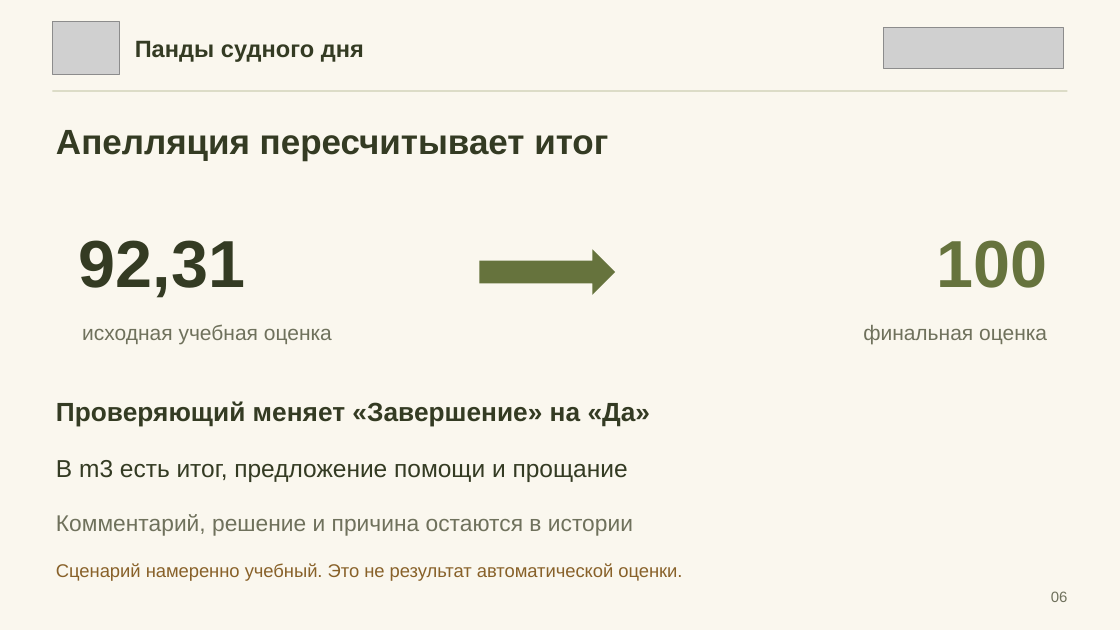
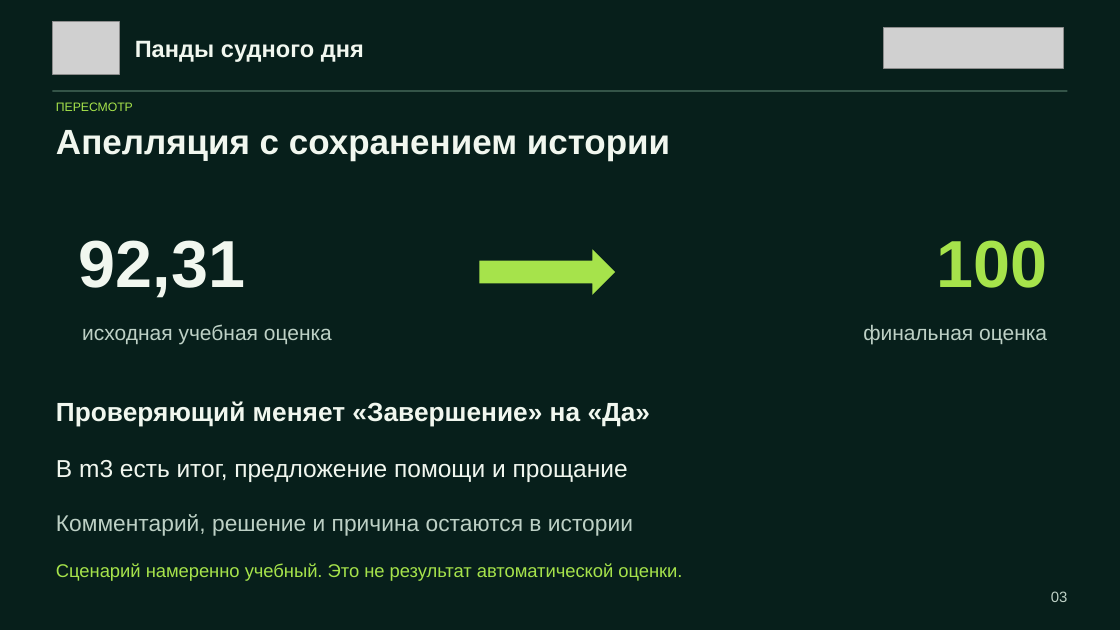
Before and after one commit to Aleks-48/panda-sudnogo-dnya., a slide deck: slide 3 of Анаис/presentation/Pandy_sudnogo_dnya_CQA.pptx (slide 6 before the commit). Drawn at 1120x630 pixels with LibreOffice and Linux fonts; fonts in the diff are those of the drawing; grey boxes stand for pictures. Boxes give left, top, right and bottom in pixels: in the first picture for what was removed or moved away, otherwise in the second. Text is boxed around its words. In the diff, an @@ line names an element or a change of style, - is before the commit and + after.

```diff
--- a/Анаис/presentation/Pandy_sudnogo_dnya_CQA.pptx
+++ b/Анаис/presentation/Pandy_sudnogo_dnya_CQA.pptx
@@ background #FAF7EE to #071F1B @@
@@ rectangle at <box>52,90,1067,92</box>: fill #DCDCC7 to #345448 @@
@@ text added at <box>56,102,133,111</box>, 10.5 pt, text #A6E34B @@
+ПЕРЕСМОТР
@@ text at <box>56,130,670,161</box>: text changed; text colour #343B23 to #F1F7EF @@
-Апелляция пересчитывает итог
+Апелляция с сохранением истории
@@ text "100" at <box>936,240,1047,288</box>: text colour #66733D to #A6E34B @@
@@ right arrow at <box>480,250,615,295</box>: fill #66733D to #A6E34B @@
@@ text colour #343B23 to #F1F7EF in 4 elements at <box>135,40,364,62</box>, <box>79,240,245,298</box>, <box>56,401,651,427</box>, <box>56,460,628,482</box> @@
@@ text colour #6F715C to #BDD0C5 in 3 elements at <box>82,324,332,344</box>, <box>863,325,1047,344</box>, <box>56,514,633,536</box> @@
@@ text "Сценарий намеренно учебный. Это не ..." at <box>56,563,682,581</box>: text colour #886129 to #A6E34B @@
@@ text at <box>1051,591,1068,602</box>: text changed; text colour #6F715C to #BDD0C5 @@
-06
+03
```
Also in this commit, not shown: 4 other slides changed, 3 slides removed, 39 other files.
